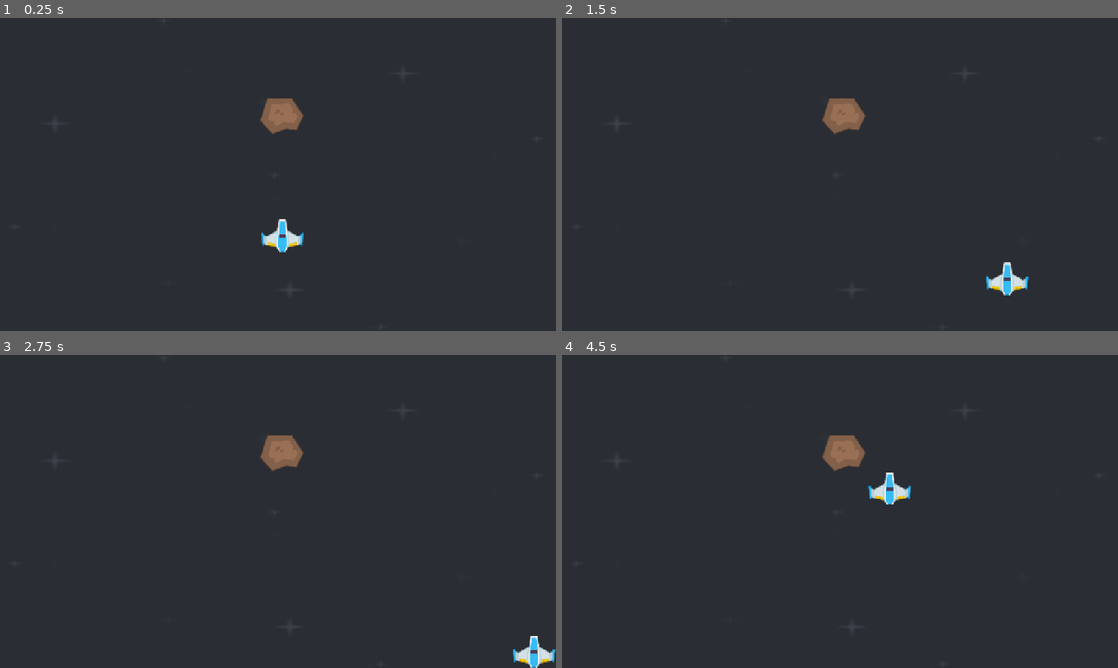
Above: before the commit, frames 1-4 (two rows, left to right).
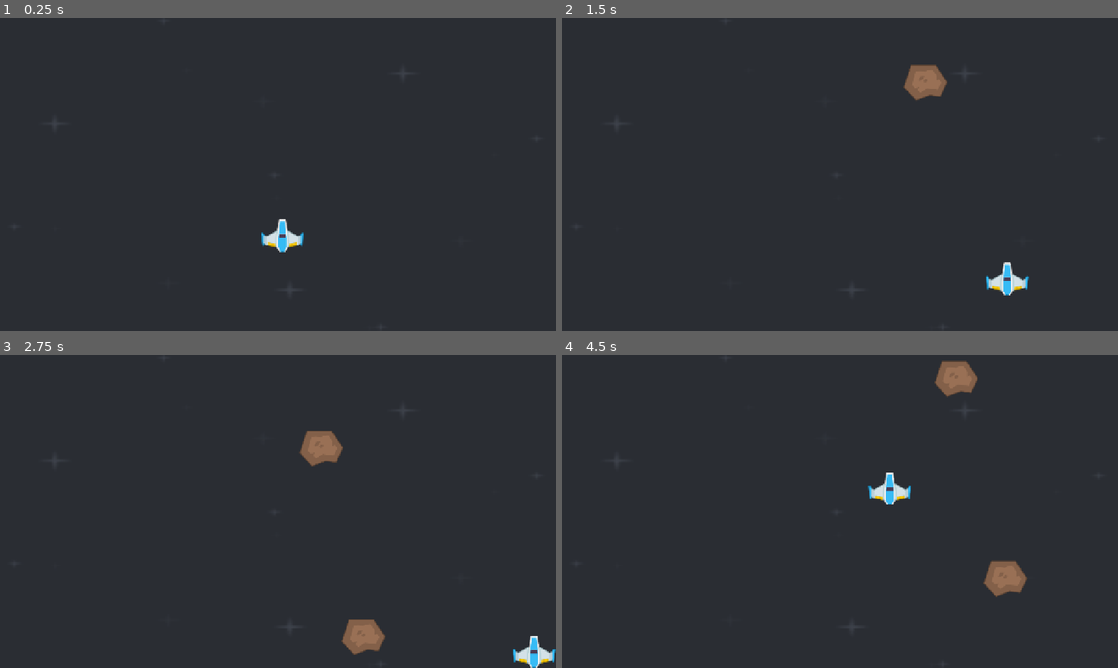
Above: after the commit, the same moments.

Repository: FrancescoRom/GodotSpacegame
Game: Godot game, scene res://level.tscn
Same seed, same stepped clock (60 frames per second), same inputs: the game is played once before the commit and once after it.
Inputs:
- Up to frame 1 (0.25 s): no input
- Up to frame 2 (1.5 s): tap Enter at 0.5 s; hold D (right) 0.53-1.28 s; hold S (down) from 1.28 s (still down)
- Up to frame 3 (2.75 s): release S (down) at 2.03 s; hold D (right) from 2.03 s (still down)
- Up to frame 4 (4.5 s): release D (right) at 2.78 s; hold W (up) 2.78-3.53 s; hold A (left) from 3.53 s (still down)

The runs differ from the first frame. In frame 1, 0.7% of the frame differs, in the area x 46-55%, y 25-38%; in frame 2, 1.3%; in frame 3, 2.0%; in frame 4, 2.0%, in the area x 46-84%, y 1-78%.

Commit message:
random meteor spawning added

Diff:
--- a/level.tscn
+++ b/level.tscn
@@ -1,7 +1,6 @@
 [gd_scene format=3 uid="uid://cl64e04hn8qsn"]
 
 [ext_resource type="Script" uid="uid://c6rvwwavspaf3" path="res://scenes/level.gd" id="1_0b4ue"]
-[ext_resource type="PackedScene" uid="uid://cc5r8u42x856g" path="res://meteor.tscn" id="1_oi3di"]
 [ext_resource type="Texture2D" uid="uid://cqlw36dpaspjp" path="res://SpaceShooterRedux/Backgrounds/blue.png" id="1_u52ul"]
 [ext_resource type="PackedScene" uid="uid://dlpepciio623v" path="res://player.tscn" id="2_vonw3"]
 
@@ -24,9 +23,6 @@
 
 [node name="Player" parent="." unique_id=1543774411 instance=ExtResource("2_vonw3")]
 position = Vector2(644, 520)
-
-[node name="Meteor" parent="." unique_id=1344268812 instance=ExtResource("1_oi3di")]
-position = Vector2(649, 226)
 
 [node name="Borders" type="Node2D" parent="." unique_id=1607345417]
 
@@ -53,4 +49,6 @@
 [node name="MeteorTimer" type="Timer" parent="." unique_id=1144877940]
 autostart = true
 
+[node name="Meteors" type="Node2D" parent="." unique_id=94286204]
+
 [connection signal="timeout" from="MeteorTimer" to="." method="_on_meteor_timer_timeout"]
--- a/scenes/level.gd
+++ b/scenes/level.gd
@@ -1,5 +1,11 @@
 extends Node2D
 
 
+# load the scene
+var meteor_scene: PackedScene = load ("res://meteor.tscn")
+
 func _on_meteor_timer_timeout() -> void:
-	pass # Replace with function body.
+
+	var meteor = meteor_scene.instantiate()
+
+	$Meteors.add_child(meteor)
--- a/scenes/meteor.gd
+++ b/scenes/meteor.gd
@@ -1,7 +1,20 @@
 extends Area2D
 
 
+func _ready() -> void:
+	var rng := RandomNumberGenerator.new()
+
+	# start pos
+	var width = get_viewport().get_visible_rect().size[0]
+	var random_x = randi_range(0, width)
+	var random_y = randi_range(-150, -50)
+	position = Vector2(random_x, random_y)
+
+	# speed / rotation / direction
+
+func _process(delta: float) -> void:
+	position += Vector2(0, 1.0) * 400 * delta
+
 
 func _on_body_entered(body: Node2D) -> void:
-	print(body_entered)
 	print(body)
